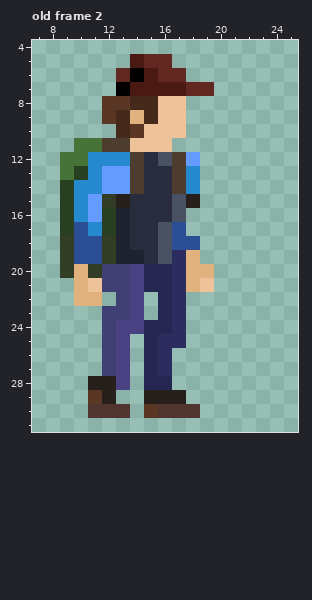
File history of a pixel-art file, Terrius Remake/Assets/Projeto/Sprites/Characters/Player/Jay/HMMIdleBare.aseprite. The first picture shows the starting point.
32x32 pixels, 2 frames. Shown: old frame 2: x 7..25, y 4..31. The commit also changed other frames, which this record leaves out.
New version:
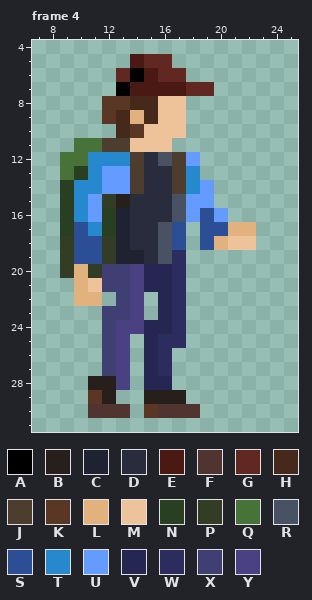
Palette (. is transparent): A #000000  B #271f1b  C #1f2231  D #282c3c  E #4b1914  F #4f342f  G #612721  H #452a1b  J #4c3d2e  K #5a3724  L #e2b27e  M #eec39a  N #293f21  P #333c24  Q #477238  R #485262  S #2b4e95  T #2789cd  U #639bff  V #262653  W #2c2c5e  X #3f3f74  Y #494182
A new or re-ordered frame is compared with the old frame closest to it.
The edit:
frames 2 -> 5
Frame 4 is new; against old frame 2, layer "Layer 8":
y 14: x 19 . -> U
y 15: x 18..19 B. -> UU
y 16: x 18..20 ... -> USU
y 17: x 19..22 .... -> SSLL
y 18: x 18..22 S.... -> .SLMM
y 19: x 18 L -> .
y 20: x 18..19 LL -> ..
y 21: x 18..19 LM -> ..
